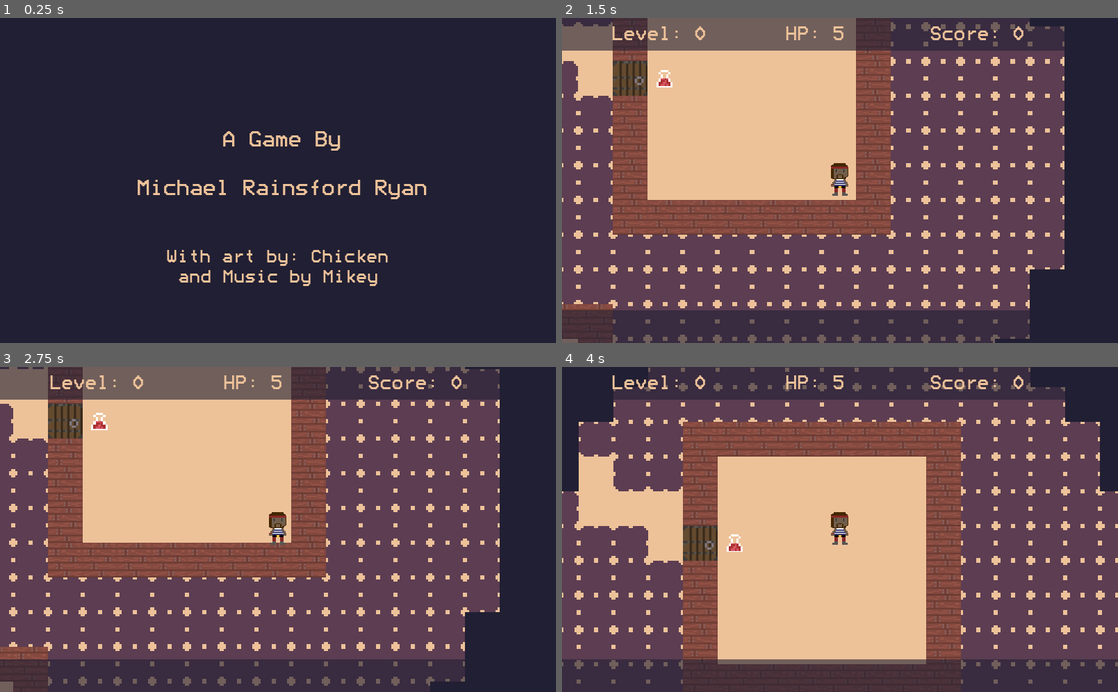
Above: before the commit, frames 1-4 (two rows, left to right).
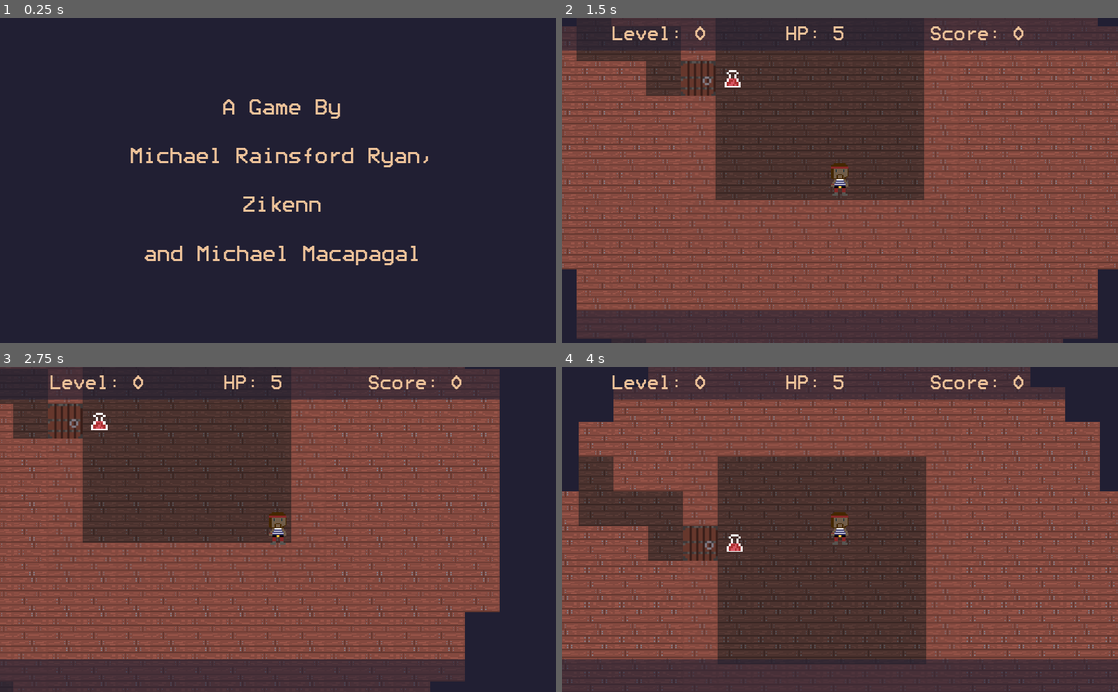
Above: after the commit, the same moments.

Repository: MichaelRRyan/Rogue-Shipwreck
Game: Godot game, scene res://Scenes/LicenceScene.tscn
Two runs of this game, one before a commit and one after it. Both use one fixed random seed, a clock stepped at 60 frames per second and the inputs below.
Inputs (mouse positions are in pixels of both pictures, inside the frame that each line leads up to):
- Up to frame 1 (0.25 s): no input
- Up to frame 2 (1.5 s): tap Enter (ui_accept) at 0.5, 0.77, 0.8, 1.07, 1.35 s; move the mouse to (962, 164) at 0.52 s; press the mouse at (962, 164) at 0.53 s; hold Right (move_right) 0.53-1.28 s; tap Space at 1.25 s; move the mouse to (728, 196) at 1.27 s; release the mouse at (728, 196) at 1.28 s; hold Down (move_down) from 1.28 s (still down)
- Up to frame 3 (2.75 s): tap Enter (ui_accept) at 1.52, 1.82, 2.3 s; click (166, 545) at 1.55 s; move the mouse to (333, 458) at 2.02 s; release Down (move_down) at 2.03 s; press the mouse at (333, 458) at 2.03 s; hold Right (move_right) from 2.03 s (still down)
- Up to frame 4 (4 s): tap Enter (ui_accept) at 2.75, 3.02, 3.32 s; move the mouse to (812, 594) at 2.77 s; release Right (move_right) at 2.78 s; release the mouse at (812, 594) at 2.78 s; hold Up (move_up) 2.78-3.53 s; click (812, 594) at 2.85 s; move the mouse to (1006, 578) at 3.52 s; hold Left (move_left) from 3.53 s (still down); hold Enter (ui_accept) from 3.53 s (still down)

The runs differ from the first frame. In frame 1, 4.3% of the frame differs, in the area x 23-77%, y 25-83%; in frame 2, 80%, in the area x 0-100%, y 0-100%; in frame 3, 65%; in frame 4, 66%.

Commit message:
Added basic intro screen and zombie animation. Added wall and floor tiles and redid stairs and doors

Diff:
--- /dev/null
+++ b/Scenes/DialogBox.tscn
@@ -0,0 +1,16 @@
+[gd_scene load_steps=4 format=2]
+
+[ext_resource path="res://Font/Modeseven.ttf" type="DynamicFontData" id=1]
+[ext_resource path="res://Scripts/DialogBox.gd" type="Script" id=2]
+
+[sub_resource type="DynamicFont" id=1]
+size = 24
+outline_color = Color( 0.933333, 0.764706, 0.603922, 1 )
+font_data = ExtResource( 1 )
+
+[node name="DialogBox" type="RichTextLabel"]
+margin_right = 739.0
+margin_bottom = 177.0
+custom_fonts/normal_font = SubResource( 1 )
+custom_colors/default_color = Color( 0.933333, 0.764706, 0.603922, 1 )
+script = ExtResource( 2 )
--- a/Scenes/Enemy.tscn
+++ b/Scenes/Enemy.tscn
@@ -1,10 +1,25 @@
-[gd_scene load_steps=5 format=2]
+[gd_scene load_steps=13 format=2]
 
 [ext_resource path="res://Scripts/Enemy.gd" type="Script" id=1]
-[ext_resource path="res://Sprites/enemy.png" type="Texture" id=2]
-[ext_resource path="res://Scenes/HitEffect.tscn" type="PackedScene" id=3]
+[ext_resource path="res://Sprites/zombie_1.png" type="Texture" id=2]
+[ext_resource path="res://Sprites/zombie_2.png" type="Texture" id=3]
+[ext_resource path="res://Sprites/zombie_3.png" type="Texture" id=4]
+[ext_resource path="res://Sprites/zombie_4.png" type="Texture" id=5]
+[ext_resource path="res://Sprites/zombie_5.png" type="Texture" id=6]
+[ext_resource path="res://Sprites/zombie_6.png" type="Texture" id=7]
+[ext_resource path="res://Sprites/zombie_7.png" type="Texture" id=8]
+[ext_resource path="res://Sprites/zombie_8.png" type="Texture" id=9]
+[ext_resource path="res://Scenes/HitEffect.tscn" type="PackedScene" id=10]
 
-[sub_resource type="CircleShape2D" id=1]
+[sub_resource type="SpriteFrames" id=3]
+animations = [ {
+"frames": [ ExtResource( 2 ), ExtResource( 3 ), ExtResource( 4 ), ExtResource( 5 ), ExtResource( 6 ), ExtResource( 7 ), ExtResource( 8 ), ExtResource( 9 ) ],
+"loop": true,
+"name": "default",
+"speed": 5.0
+} ]
+
+[sub_resource type="CircleShape2D" id=2]
 radius = 12.0
 
 [node name="Enemy" type="KinematicBody2D" groups=[
@@ -13,18 +28,19 @@
 visible = false
 script = ExtResource( 1 )
 
-[node name="Sprite" type="Sprite" parent="."]
-texture = ExtResource( 2 )
-hframes = 2
+[node name="Sprite" type="AnimatedSprite" parent="."]
+frames = SubResource( 3 )
+frame = 6
+playing = true
 
 [node name="HPBar" type="ColorRect" parent="."]
-margin_left = -8.0
+margin_left = -16.0
 margin_top = 16.0
-margin_right = 8.0
+margin_right = 16.0
 margin_bottom = 18.0
 color = Color( 0.937255, 0.2, 0.2, 1 )
 
 [node name="CollisionShape2D" type="CollisionShape2D" parent="."]
-shape = SubResource( 1 )
+shape = SubResource( 2 )
 
-[node name="HitEffect" parent="." instance=ExtResource( 3 )]
+[node name="HitEffect" parent="." instance=ExtResource( 10 )]
--- a/Scenes/Game.tscn
+++ b/Scenes/Game.tscn
@@ -7,6 +7,7 @@
 [ext_resource path="res://Font/Modeseven.ttf" type="DynamicFontData" id=5]
 [ext_resource path="res://Scenes/Button.tscn" type="PackedScene" id=6]
 [ext_resource path="res://Scenes/PauseMenu.tscn" type="PackedScene" id=7]
+[ext_resource path="res://Music/menu.ogg" type="AudioStream" id=8]
 
 [sub_resource type="TileSet" id=1]
 0/name = "darkness.png 0"
@@ -193,6 +194,9 @@
 
 [node name="PauseMenu" parent="CanvasLayer" instance=ExtResource( 7 )]
 visible = false
+
+[node name="MusicPlayer" type="AudioStreamPlayer" parent="."]
+stream = ExtResource( 8 )
 [connection signal="died" from="Player" to="." method="_on_Player_died"]
 [connection signal="moved" from="Player" to="." method="_on_Player_moved"]
 [connection signal="reached_stairs" from="Player" to="." method="_on_Player_reached_stairs"]
--- /dev/null
+++ b/Scenes/Intro.tscn
@@ -0,0 +1,43 @@
+[gd_scene load_steps=5 format=2]
+
+[ext_resource path="res://Scripts/Intro.gd" type="Script" id=1]
+[ext_resource path="res://Scenes/DialogBox.tscn" type="PackedScene" id=2]
+[ext_resource path="res://Font/Modeseven.ttf" type="DynamicFontData" id=3]
+
+[sub_resource type="DynamicFont" id=1]
+size = 15
+font_data = ExtResource( 3 )
+
+[node name="Intro" type="Control"]
+anchor_right = 1.0
+anchor_bottom = 1.0
+script = ExtResource( 1 )
+
+[node name="DialogBox" parent="." instance=ExtResource( 2 )]
+anchor_left = 0.5
+anchor_top = 1.0
+anchor_right = 0.5
+anchor_bottom = 1.0
+margin_left = -375.0
+margin_top = -242.0
+margin_right = 377.0
+margin_bottom = 0.0
+custom_colors/default_color = Color( 0.933333, 0.764706, 0.603922, 1 )
+text = "There was a storm last night, it dragged a ship to the shore...
+It looks like a pirate ship! I'm going to go check it out..."
+message = ""
+character_delay = 0.05
+
+[node name="Instruction" type="Label" parent="."]
+anchor_left = 0.5
+anchor_top = 1.0
+anchor_right = 0.5
+anchor_bottom = 1.0
+margin_left = -126.0
+margin_top = -34.0
+margin_right = 126.0
+custom_fonts/font = SubResource( 1 )
+custom_colors/font_color = Color( 0.933333, 0.764706, 0.603922, 1 )
+text = "Press space to skip"
+align = 1
+[connection signal="finished" from="DialogBox" to="." method="_on_DialogBox_finished"]
--- a/Scenes/LicenceScene.tscn
+++ b/Scenes/LicenceScene.tscn
@@ -1,14 +1,10 @@
-[gd_scene load_steps=5 format=2]
+[gd_scene load_steps=4 format=2]
 
 [ext_resource path="res://Scripts/LicenceScene.gd" type="Script" id=1]
 [ext_resource path="res://Font/Modeseven.ttf" type="DynamicFontData" id=2]
 
 [sub_resource type="DynamicFont" id=1]
 size = 42
-font_data = ExtResource( 2 )
-
-[sub_resource type="DynamicFont" id=2]
-size = 34
 font_data = ExtResource( 2 )
 
 [node name="LicenceScene" type="Control"]
@@ -24,28 +20,17 @@
 anchor_right = 0.5
 anchor_bottom = 0.5
 margin_left = -399.5
-margin_top = -102.5
+margin_top = -155.555
 margin_right = 407.5
-margin_bottom = 46.5
+margin_bottom = 163.445
 custom_fonts/font = SubResource( 1 )
 custom_colors/font_color = Color( 0.933333, 0.764706, 0.603922, 1 )
 text = "A Game By
 
-Michael Rainsford Ryan"
+Michael Rainsford Ryan,
+
+Zikenn
+
+and Michael Macapagal"
 align = 1
 valign = 1
-
-[node name="Credit2" type="Label" parent="."]
-anchor_left = 0.5
-anchor_top = 0.5
-anchor_right = 0.5
-anchor_bottom = 0.5
-margin_left = -406.0
-margin_top = 127.26
-margin_right = 401.0
-margin_bottom = 221.26
-custom_fonts/font = SubResource( 2 )
-custom_colors/font_color = Color( 0.933333, 0.764706, 0.603922, 1 )
-text = "With art by: Chicken
-and Music by Mikey"
-align = 1
--- a/Scenes/Player.tscn
+++ b/Scenes/Player.tscn
@@ -10,7 +10,7 @@
 radius = 12.0
 
 [sub_resource type="CircleShape2D" id=2]
-radius = 12.0
+radius = 16.0
 
 [node name="Player" type="KinematicBody2D"]
 script = ExtResource( 1 )
@@ -34,7 +34,7 @@
 [node name="AttackArea" type="Area2D" parent="Attack"]
 
 [node name="CollisionShape2D2" type="CollisionShape2D" parent="Attack/AttackArea"]
-position = Vector2( 12, 0 )
+position = Vector2( 16, 0 )
 shape = SubResource( 2 )
 
 [node name="HitEffect" parent="." instance=ExtResource( 5 )]
--- a/Scenes/TitleScene.tscn
+++ b/Scenes/TitleScene.tscn
@@ -1,8 +1,9 @@
-[gd_scene load_steps=5 format=2]
+[gd_scene load_steps=6 format=2]
 
 [ext_resource path="res://Scripts/TitleScene.gd" type="Script" id=1]
 [ext_resource path="res://Font/Modeseven.ttf" type="DynamicFontData" id=2]
 [ext_resource path="res://Scenes/Button.tscn" type="PackedScene" id=3]
+[ext_resource path="res://Music/menu.ogg" type="AudioStream" id=4]
 
 [sub_resource type="DynamicFont" id=1]
 size = 60
@@ -51,5 +52,8 @@
 margin_right = 84.7575
 margin_bottom = 187.772
 text = "Exit"
+
+[node name="MusicPlayer" type="AudioStreamPlayer" parent="."]
+stream = ExtResource( 4 )
 [connection signal="pressed" from="PlayButton" to="." method="_on_PlayButton_pressed"]
 [connection signal="pressed" from="ExitButton" to="." method="_on_ExitButton_pressed"]
--- /dev/null
+++ b/Scripts/DialogBox.gd
@@ -0,0 +1,32 @@
+extends RichTextLabel
+
+signal finished
+
+export var message = "Example Text"
+export var character_delay = 0.2
+
+var letter_index = 0
+var timer = 0
+
+func _ready():
+	message = text
+	text = ""
+
+func _physics_process(delta):
+
+	if letter_index < message.length():
+
+		timer += delta
+
+		if timer > character_delay:
+			timer -= character_delay
+			text += message[letter_index]
+			letter_index += 1
+	else:
+		set_physics_process(false)
+		emit_signal("finished")
+
+func skip():
+	text = message
+	set_physics_process(false)
+	emit_signal("finished")
--- a/Scripts/Enemy.gd
+++ b/Scripts/Enemy.gd
@@ -20,7 +20,7 @@
 		full_hp = 1 + enemy_level * 2
 		hp = full_hp
 		tile = tile_pos
-		$Sprite.frame = enemy_level
+		#$Sprite.frame = enemy_level
 		position = tile * TILE_SIZE + Vector2(16, 16)
 		pathfinding_ref = pathfinding
 		player_ref = player
@@ -54,6 +54,12 @@
 		if path.size() > 2:
 			var target_point = Vector2(path[1].x * TILE_SIZE, path[1].y * TILE_SIZE) + Vector2(16, 16)
 			var velocity = (target_point - position).normalized() * 80
+
+			if velocity.x < 0:
+				$Sprite.flip_h = true
+			else:
+				$Sprite.flip_h = false
+
 			velocity = move_and_slide(velocity)
 			tile = Vector2(int(position.x / TILE_SIZE), int(position.y / TILE_SIZE))
 
--- a/Scripts/Game.gd
+++ b/Scripts/Game.gd
@@ -37,6 +37,7 @@
 	randomize() # Randomize the random seed
 	next_level() # Start the first level
 	player.init(level, enemies, $CanvasLayer/BottomBar) # Initialise the player with a reference to the level
+	$MusicPlayer.play()
 
 func _input(event):
 	if !game_paused:
--- /dev/null
+++ b/Scripts/Intro.gd
@@ -0,0 +1,15 @@
+extends Control
+
+var text_displayed = false
+
+func _input(event):
+	if event.is_action_pressed("ui_accept") || event.is_action_pressed("mouse_click"):
+		if text_displayed:
+			if get_tree().change_scene("res://Scenes/Game.tscn") != OK:
+				print ("An unexpected error occured when trying to switch to the TitleScene scene")
+		else:
+			$DialogBox.skip()
+
+func _on_DialogBox_finished():
+	text_displayed = true
+	$Instruction.text = "Press space to continue"
--- a/Scripts/Player.gd
+++ b/Scripts/Player.gd
@@ -76,10 +76,11 @@
 
 	if attack_cooldown > 0:
 		attack_cooldown -= delta
-		$Attack.frame = int($Attack.hframes * (1 - attack_cooldown / SWORD_COOLDOWN))
 		if attack_cooldown < 0:
 			attack_cooldown = 0
 			$Attack.visible = false
+		else:
+			$Attack.frame = int($Attack.hframes * (1 - attack_cooldown / SWORD_COOLDOWN))
 
 	var speed = 150
 	var velocity = Vector2.ZERO
--- a/Scripts/TitleScene.gd
+++ b/Scripts/TitleScene.gd
@@ -2,10 +2,11 @@
 
 func _ready():
 	$PlayButton.grab_focus()
+	$MusicPlayer.play()
 
 func _on_PlayButton_pressed():
-	if get_tree().change_scene("res://Scenes/Game.tscn") != OK:
-		print ("An unexpected error occured when trying to switch to the Game scene")
+	if get_tree().change_scene("res://Scenes/Intro.tscn") != OK:
+		print ("An unexpected error occured when trying to switch to the Intro scene")
 
 func _on_ExitButton_pressed():
 	get_tree().quit()
Not shown, added: Music/menu.ogg.import
Not shown: 1 places in Scenes/Game.tscn that only renumber resources
Binary file changed: Sprites/Door.png
Binary file changed: Sprites/Ground.png
Binary file changed: Sprites/Stairs.png
Binary file changed: Sprites/Stone.png
Binary file added: Sprites/cutlass.png
Not shown, added: Sprites/cutlass.png.import
Binary file added: Sprites/walking_zombie.png
Not shown, added: Sprites/walking_zombie.png.import
Binary file added: Sprites/zombie_1.png
Not shown, added: Sprites/zombie_1.png.import
(and 15 more such lines)
